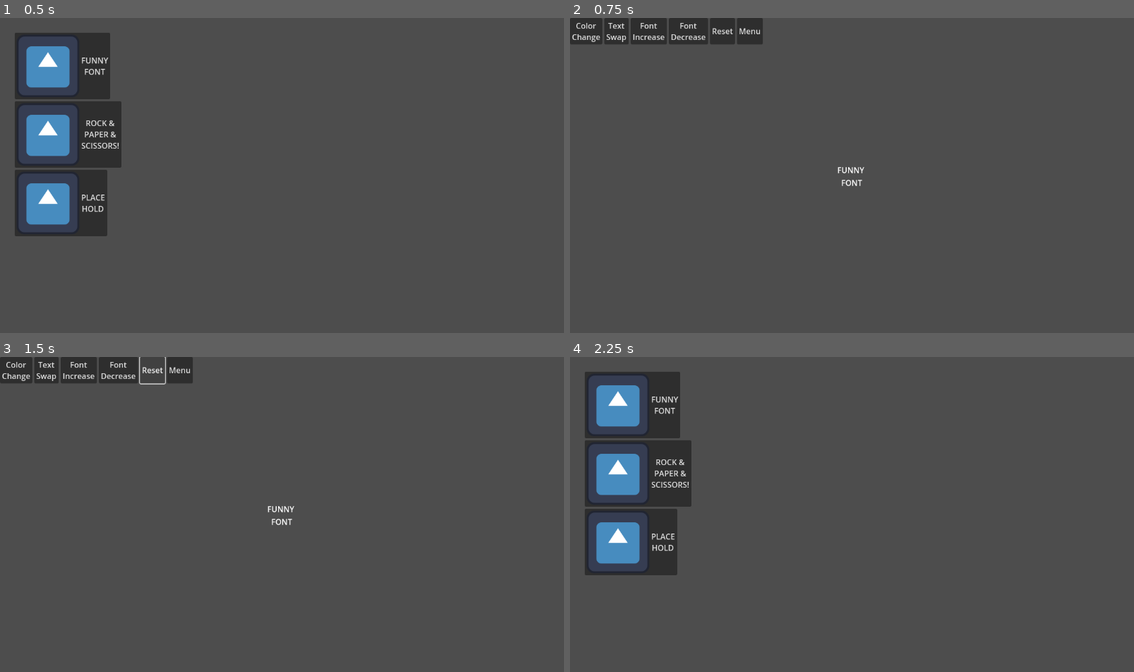
Above: before the commit, frames 1-4 (two rows, left to right).
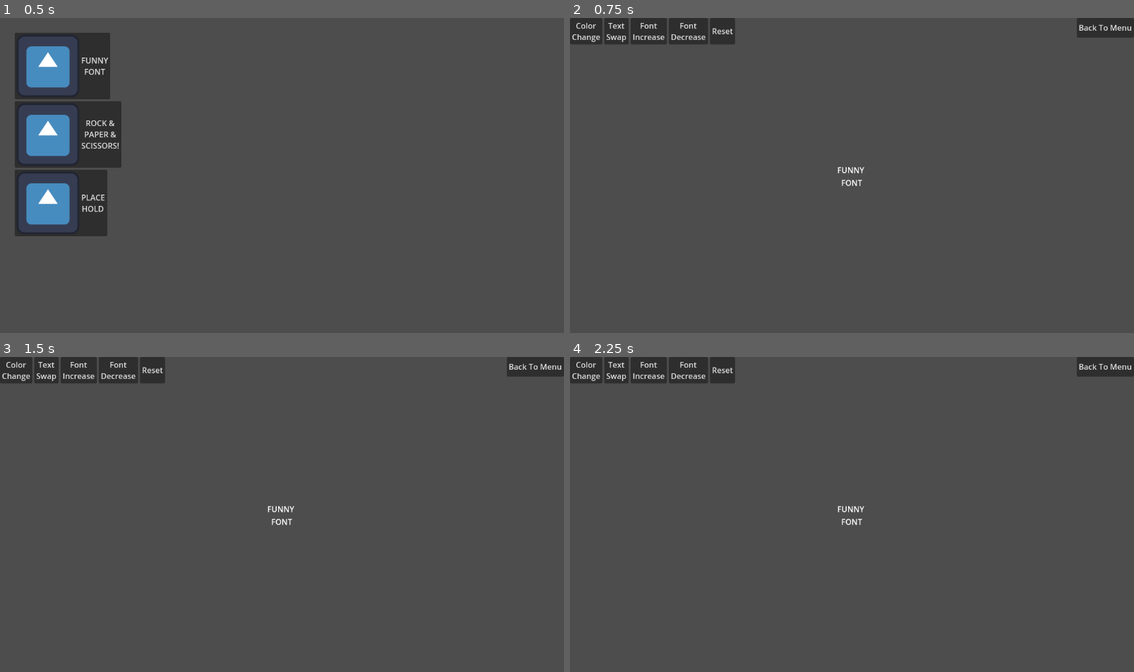
Above: after the commit, the same moments.

Repository: unhaud/small-ones
Game: Godot game, scene res://LevelSelector/LevelSelector.tscn
Same seed, same stepped clock (60 frames per second), same inputs: the game is played once before the commit and once after it. The engine's default icon, where the game draws it, is replaced by a stand-in: a white triangle on a blue panel in a dark square.
Inputs (mouse positions are in pixels of both pictures, inside the frame that each line leads up to):
- Up to frame 1 (0.5 s): no input
- Up to frame 2 (0.75 s): click "FUNNY FONT" at 0.5 s
- Up to frame 3 (1.5 s): click "Reset" at 1.25 s
- Up to frame 4 (2.25 s): click (750, 369) at 2 s, where only the run before the commit has a clickable "Menu"

Frame 1 is identical in both runs. In frame 2, 0.9% of the frame differs, in the area x 29-100%, y 0-9%; in frame 3, 1.0%; in frame 4, 10%, in the area x 0-100%, y 0-70%.

Commit message:
Font scene: scene restart button
added a button that restarts a scene

changed the postition of a BackToMenu button

Diff:
--- a/FunnyFont/FunnyFont.tscn
+++ b/FunnyFont/FunnyFont.tscn
@@ -1,6 +1,7 @@
-[gd_scene load_steps=2 format=3 uid="uid://c2e067c8557vm"]
+[gd_scene load_steps=3 format=3 uid="uid://c2e067c8557vm"]
 
 [ext_resource type="Script" uid="uid://c2ah0gd1bnfl3" path="res://FunnyFont/funny_font.gd" id="1_qy6tp"]
+[ext_resource type="PackedScene" uid="uid://g0buiqtkgd4u" path="res://placeholder.tscn" id="2_pjfbu"]
 
 [node name="Control" type="Control"]
 layout_mode = 3
@@ -10,21 +11,6 @@
 grow_horizontal = 2
 grow_vertical = 2
 script = ExtResource("1_qy6tp")
-
-[node name="Menu" type="MarginContainer" parent="."]
-layout_mode = 1
-anchors_preset = 1
-anchor_left = 1.0
-anchor_right = 1.0
-offset_left = -114.0
-offset_top = -1.0
-offset_right = -1.0
-offset_bottom = 90.0
-grow_horizontal = 0
-theme_override_constants/margin_left = 30
-theme_override_constants/margin_top = 30
-theme_override_constants/margin_right = 30
-theme_override_constants/margin_bottom = 30
 
 [node name="Label" type="Label" parent="."]
 layout_mode = 1
@@ -77,11 +63,18 @@
 text = "Reset"
 
 [node name="BackToMenu" type="Button" parent="VBoxContainer/HBoxContainer"]
+visible = false
 layout_mode = 2
-text = "Menu"
+size_flags_horizontal = 8
+size_flags_vertical = 4
+text = "Back to menu"
+
+[node name="BackToMenu" parent="." instance=ExtResource("2_pjfbu")]
+layout_mode = 1
 
 [connection signal="button_up" from="VBoxContainer/HBoxContainer/Color" to="." method="_on_color_ShowColorPicker"]
 [connection signal="button_up" from="VBoxContainer/HBoxContainer/Text" to="." method="_on_text_swap_button_up"]
 [connection signal="button_up" from="VBoxContainer/HBoxContainer/Increase" to="." method="_on_increase_button_up"]
 [connection signal="button_up" from="VBoxContainer/HBoxContainer/Decrease" to="." method="_on_decrease_button_up"]
+[connection signal="button_up" from="VBoxContainer/HBoxContainer/Reset" to="." method="_on_reset_button_up"]
 [connection signal="button_up" from="VBoxContainer/HBoxContainer/BackToMenu" to="." method="_on_back_to_menu_button_up"]
--- a/FunnyFont/funny_font.gd
+++ b/FunnyFont/funny_font.gd
@@ -2,8 +2,8 @@
 
 @onready var label = $Label
 
-
 func _on_back_to_menu_button_up() -> void:
+	print ("tell me")
 	var BackToMenu = load("res://LevelSelector/LevelSelector.tscn")
 	get_tree().change_scene_to_packed(BackToMenu)
 
@@ -38,3 +38,7 @@
 func _on_decrease_button_up() -> void:
 	var current_size = label.get_theme_font_size("font_size")
 	label.add_theme_font_size_override("font_size", current_size - 2)
+
+
+func _on_reset_button_up() -> void:
+	get_tree().reload_current_scene()
--- a/RockPaperScissors/RockPaperScissors.tscn
+++ b/RockPaperScissors/RockPaperScissors.tscn
@@ -1,6 +1,7 @@
-[gd_scene load_steps=2 format=3 uid="uid://dc5aj4y6e78kw"]
+[gd_scene load_steps=3 format=3 uid="uid://dc5aj4y6e78kw"]
 
 [ext_resource type="Script" uid="uid://dpq6q6mrp7fhb" path="res://RockPaperScissors/rock_paper_scissors.gd" id="1_17rw1"]
+[ext_resource type="PackedScene" uid="uid://g0buiqtkgd4u" path="res://placeholder.tscn" id="2_7qjnr"]
 
 [node name="Control" type="Control"]
 layout_mode = 3
@@ -11,14 +12,5 @@
 grow_vertical = 2
 script = ExtResource("1_17rw1")
 
-[node name="Button" type="Button" parent="."]
+[node name="BackToMenu" parent="." instance=ExtResource("2_7qjnr")]
 layout_mode = 1
-anchors_preset = 1
-anchor_left = 1.0
-anchor_right = 1.0
-offset_left = -8.0
-offset_bottom = 8.0
-grow_horizontal = 0
-text = "Back to menu"
-
-[connection signal="button_up" from="Button" to="." method="_on_button_button_up_BackToMenu"]
--- a/RockPaperScissors/rock_paper_scissors.gd
+++ b/RockPaperScissors/rock_paper_scissors.gd
@@ -1,8 +1 @@
 extends Control
-
-
-
-
-func _on_button_button_up_BackToMenu() -> void:
-	var BackToMenu = load("res://LevelSelector/LevelSelector.tscn")
-	get_tree().change_scene_to_packed(BackToMenu)
--- a/placeholder.tscn
+++ b/placeholder.tscn
@@ -2,23 +2,19 @@
 
 [ext_resource type="Script" uid="uid://co461vpf8dvll" path="res://placeholder.gd" id="1_a3njk"]
 
-[node name="Placeholder" type="Control"]
-layout_mode = 3
-anchors_preset = 15
+[node name="BackToMenu" type="HBoxContainer"]
+anchors_preset = 1
+anchor_left = 1.0
 anchor_right = 1.0
-anchor_bottom = 1.0
-grow_horizontal = 2
-grow_vertical = 2
+offset_left = -40.0
+offset_bottom = 40.0
+grow_horizontal = 0
+size_flags_horizontal = 8
 script = ExtResource("1_a3njk")
 
 [node name="Button" type="Button" parent="."]
-layout_mode = 1
-anchors_preset = 1
-anchor_left = 1.0
-anchor_right = 1.0
-offset_left = -115.0
-offset_bottom = 31.0
-grow_horizontal = 0
-text = "Back to menu"
+layout_mode = 2
+size_flags_horizontal = 8
+text = "Back To Menu"
 
 [connection signal="button_up" from="Button" to="." method="_on_button_button_up"]
